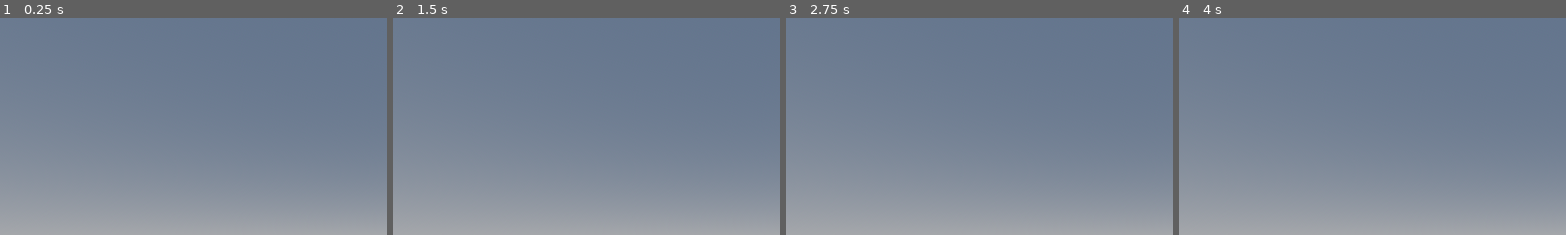
Above: before the commit, frames 1-4 (left to right).
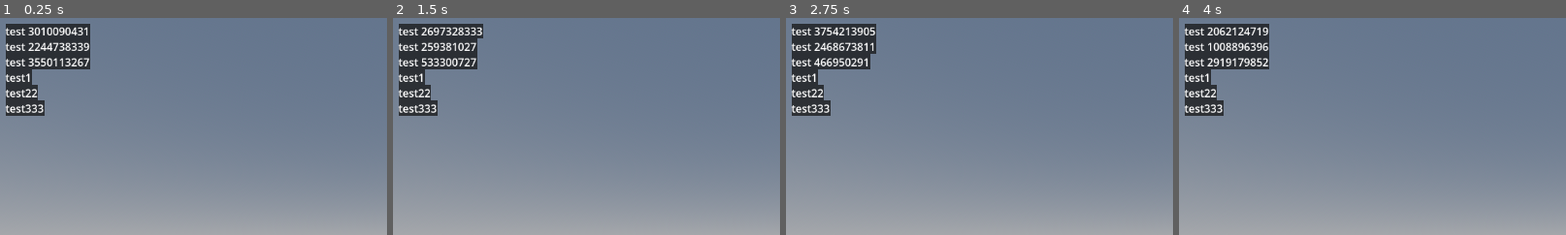
Above: after the commit, the same moments.

Repository: pixerhp/Hatchetflair
Game: Godot game, scene res://topscenes/gameplay_topscene.tscn
The game is run twice, just before and just after one commit, with the same random seed, the same clock (stepped at 60 frames per second) and the same inputs.
Inputs:
- Up to frame 1 (0.25 s): no input
- Up to frame 2 (1.5 s): no input
- Up to frame 3 (2.75 s): no input
- Up to frame 4 (4 s): no input
The pictures show only the part of the screen within x 0-50%, y 0-50%; the shares and areas given below are measured in that part.

The runs differ from the first frame. In frame 1, 6.2% of the frame differs, in the area x 1-24%, y 2-46%; in frame 2, 6.0%; in frame 3, 6.1%; in frame 4, 6.2%.

Commit message:
Implement debug text drawing

Diff:
--- a/project.godot
+++ b/project.godot
@@ -17,3 +17,7 @@
 config/custom_user_dir_name="Hatchetflair"
 config/features=PackedStringArray("4.4", "Forward Plus")
 config/icon="res://icon.svg"
+
+[autoload]
+
+DebugDraw="*res://scripts/autoloaded/debug_draw.gd"
--- /dev/null
+++ b/scripts/autoloaded/debug_draw.gd
@@ -0,0 +1,39 @@
+extends CanvasLayer
+
+var canvas_item: CanvasItem = null
+
+var texts_to_draw: PackedStringArray = []
+var texts_font: Font = ThemeDB.fallback_font
+var texts_color: Color = Color.WHITE
+var texts_ypad: int = 0
+var texts_do_back: bool = true
+var texts_back_color: Color = Color(0.0833, 0.0833, 0.0833, 0.75)
+
+func _ready():
+	canvas_item = Node2D.new()
+	canvas_item.position = Vector2(8, 8)
+	canvas_item.connect("draw", _on_CanvasItem_draw)
+	add_child(canvas_item)
+
+func _process(_delta):
+	texts_to_draw.append("test " + str(randi()))
+	texts_to_draw.append("test " + str(randi()))
+	texts_to_draw.append("test " + str(randi()))
+	canvas_item.queue_redraw()
+
+func _on_CanvasItem_draw():
+	# Handle debug texts:
+	var draw_pos: Vector2 = Vector2()
+	var font_ascent: Vector2 = Vector2(0, texts_font.get_ascent())
+	var font_height: int = texts_font.get_height() + texts_ypad
+	for string in texts_to_draw:
+		if texts_do_back:
+			canvas_item.draw_rect(Rect2(
+				draw_pos, Vector2(texts_font.get_string_size(string).x, font_height)
+			), texts_back_color)
+		canvas_item.draw_string(
+			texts_font, draw_pos + font_ascent, string,
+			HORIZONTAL_ALIGNMENT_LEFT, -1, ThemeDB.fallback_font_size, texts_color,
+		)
+		draw_pos.y += font_height
+	texts_to_draw.clear()
--- a/scripts/flycam.gd
+++ b/scripts/flycam.gd
@@ -1 +1,6 @@
 extends Node
+
+func _process(delta):
+	DebugDraw.texts_to_draw.append("test1")
+	DebugDraw.texts_to_draw.append("test22")
+	DebugDraw.texts_to_draw.append("test333")
Not shown, added: scripts/autoloaded/debug_draw.gd.uid
